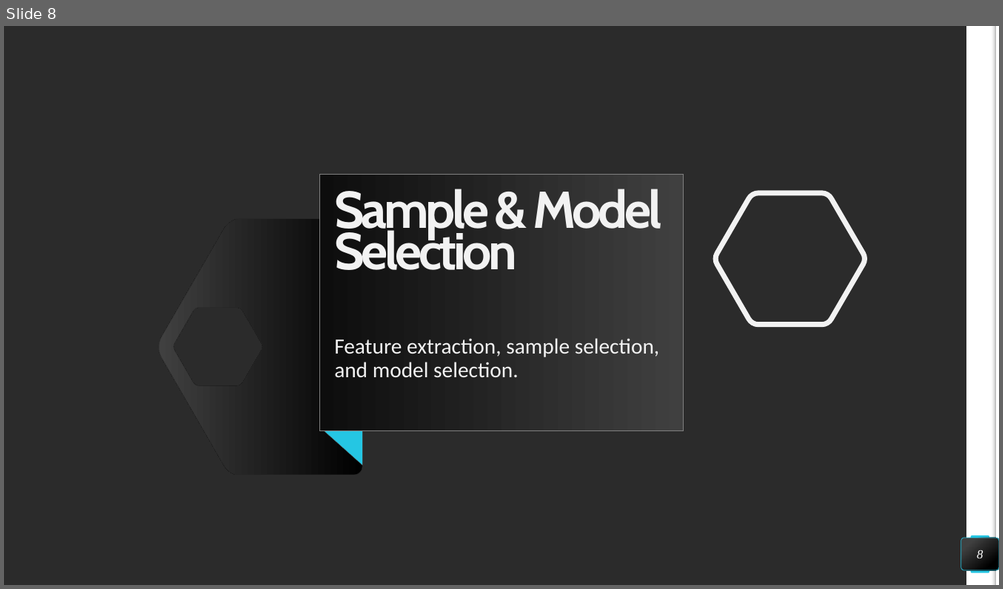
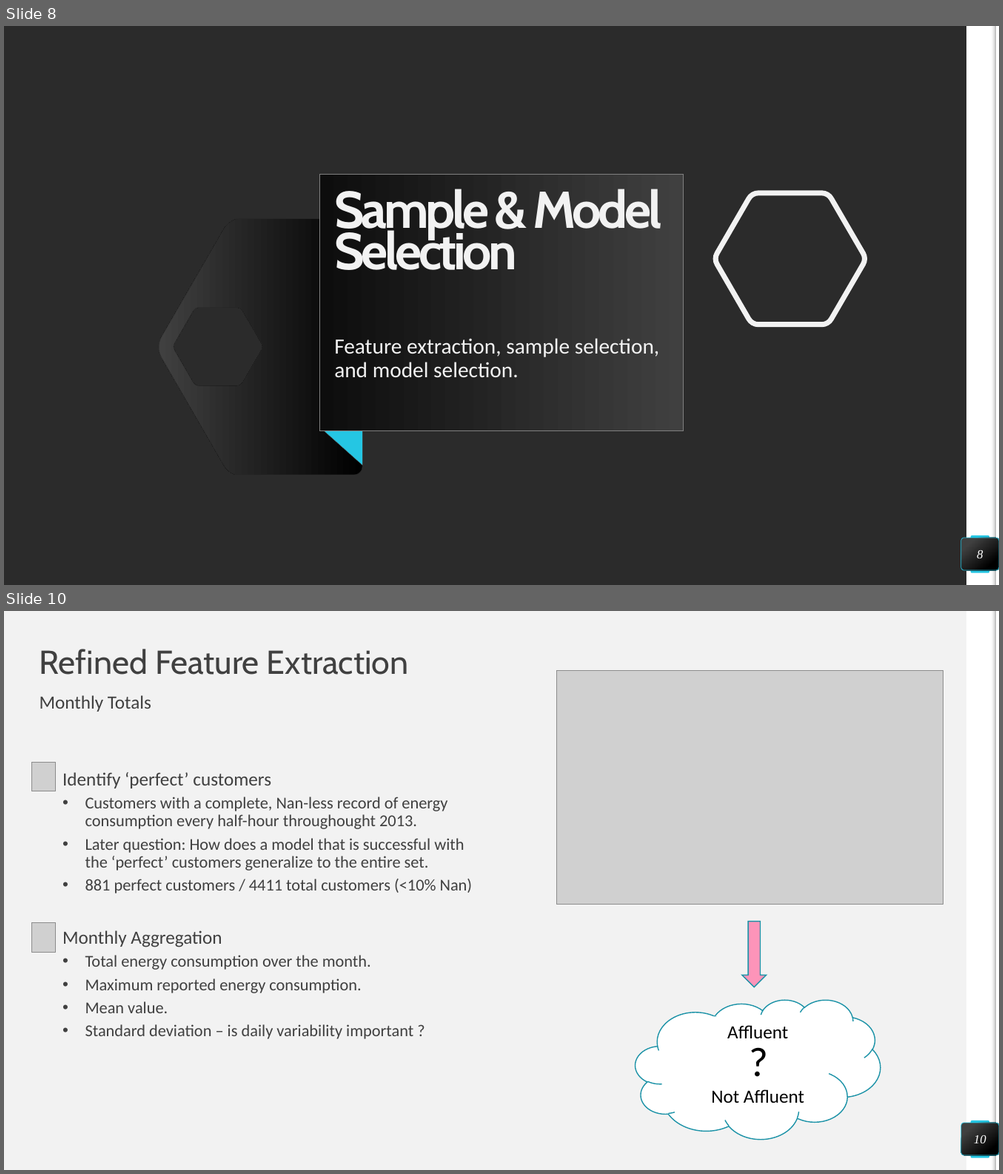
Before and after one commit to differentiablef/london-power-analysis, a slide deck: Final Project - Classifying User Affluence.pptx. Shown one above the other, each under a label of ours: slide 8 before the commit, slides 8 and 10 after it; the slides between them are not shown. The pictures are 1003x589 and 1003x1174 pixels, drawn with LibreOffice and Linux fonts; fonts in the diff are those of the drawing; grey boxes stand for pictures; background and template pictures are left out; a plain dark background stands for a picture behind light text. Boxes give left, top, right and bottom in pixels: in the first picture for what was removed or moved away, otherwise in the second. Text is boxed around its words. In the diff, an @@ line names an element or a change of style, - is before the commit and + after.

```diff
--- a/Final Project - Classifying User Affluence.pptx
+++ b/Final Project - Classifying User Affluence.pptx
@@ slide 10 added at box(4, 611, 999, 1170), background #F2F2F2; not listed: 4 template elements that a slide beside it also shows @@
@@ title added at box(40, 649, 408, 675), 32 pt, text #404040 @@
+Refined Feature Extraction
@@ picture added at box(557, 671, 942, 905) @@
@@ text added at box(40, 695, 151, 712), 18 pt, text #404040 @@
+Monthly Totals
@@ picture added at box(31, 763, 57, 792) @@
@@ text added at box(62, 772, 472, 1039), 16 pt, text #404040 @@
+• Identify ‘perfect’ customers
+  • Customers with a complete, Nan-less record of energy consumption every half-hour throughought 2013.
+  • Later question: How does a model that is successful with the ‘perfect’ customers generalize to the entire set.
+  • 881 perfect customers / 4411 total customers (<10% Nan)
+• Monthly Aggregation
+  • Total energy consumption over the month.
+  • Maximum reported energy consumption.
+  • Mean value.
+  • Standard deviation – is daily variability important ?
@@ picture added at box(31, 923, 57, 952) @@
@@ right arrow added at box(742, 922, 766, 988), fill #FD94B9, outline #1B92A8 1 pt @@
@@ group added at box(635, 999, 880, 1139): 3 texts, 1 cloud @@
+Not Affluent
+?
+Affluent
@@ page number added at box(962, 1123, 999, 1156), fill gradient #404040 to #000000, outline #25C6E3 0.5 pt, 12 pt, text #FFFFFF, italic @@
+10
```
Also in this commit, not shown: 3 slides changed, 2 other slides added, 7 slides removed.
